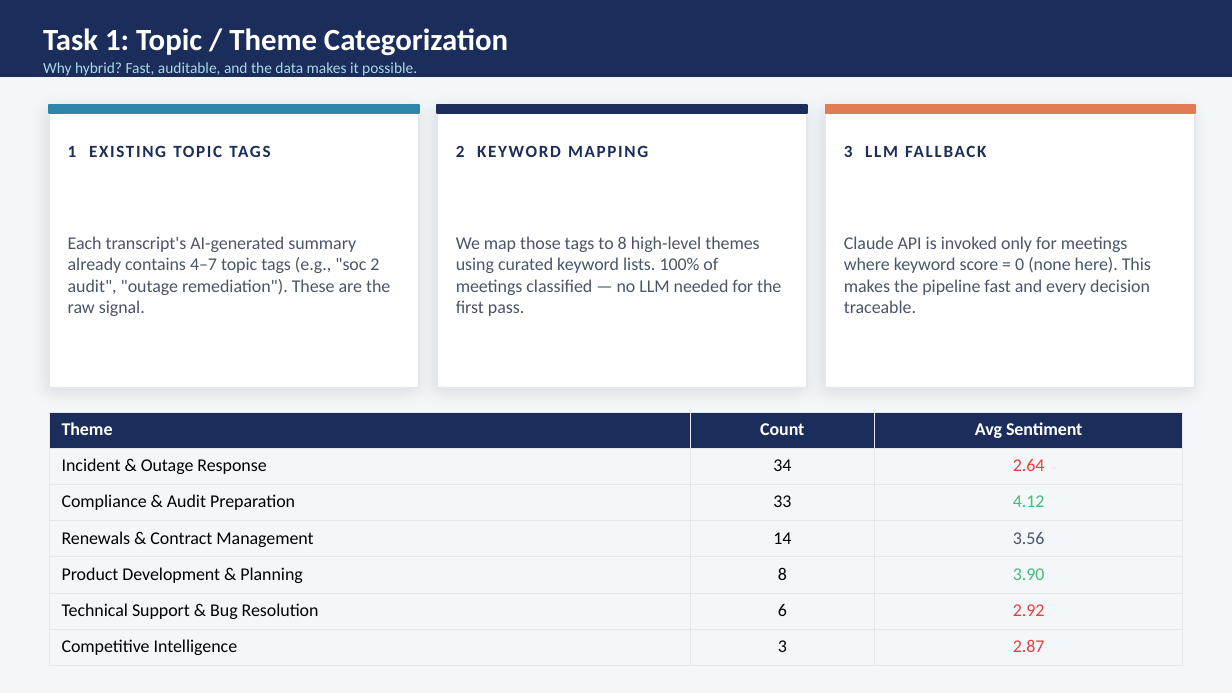
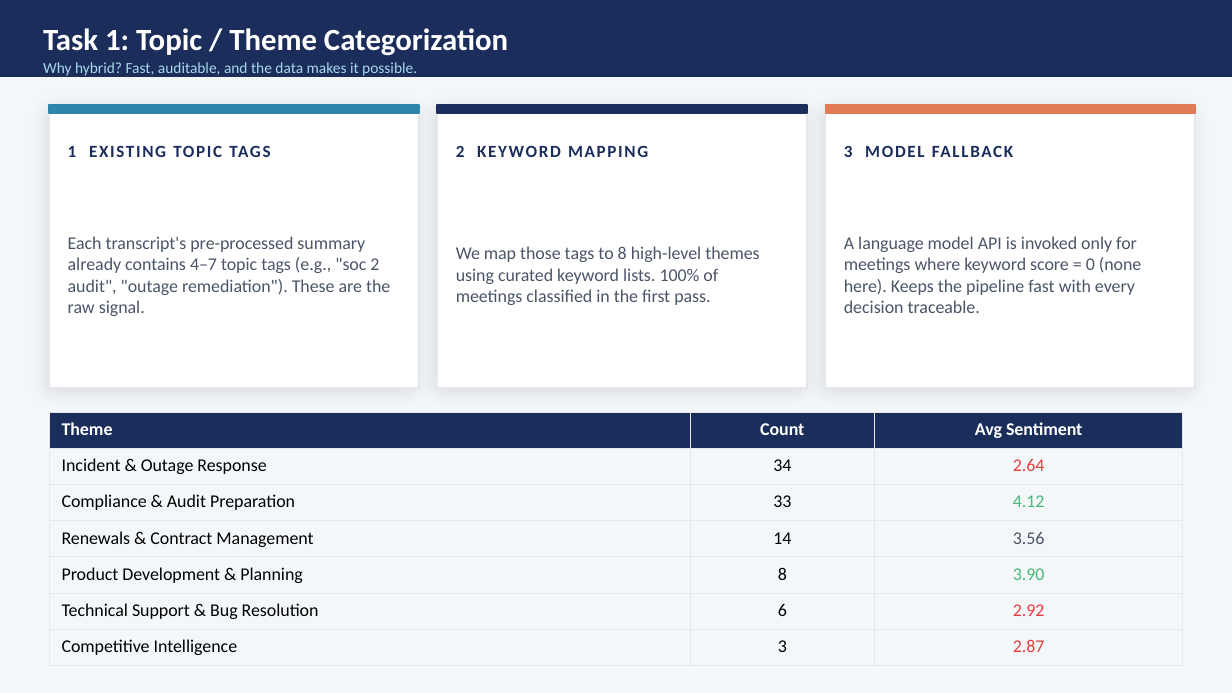
Before and after one commit to nliu365/transcript-intelligence, a slide deck: slide 4 of transcript_intelligence.pptx. Drawn at 1232x693 pixels with LibreOffice and Linux fonts; fonts in the diff are those of the drawing. Boxes give left, top, right and bottom in pixels: in the first picture for what was removed or moved away, otherwise in the second. Text is boxed around its words. In the diff, an @@ line names an element or a change of style, - is before the commit and + after.

```diff
--- a/transcript_intelligence.pptx
+++ b/transcript_intelligence.pptx
@@ text at (x1=844, y1=145, x2=1013, y2=157): text changed @@
-3 LLM FALLBACK
+3 MODEL FALLBACK
@@ text at (x1=68, y1=236, x2=390, y2=316): text changed @@
-Each transcript's AI-generated summary already contains 4–7 topic tags (e.g., "soc 2 audit", "outage remediation"). These are the raw signal.
+Each transcript's pre-processed summary already contains 4–7 topic tags (e.g., "soc 2 audit", "outage remediation"). These are the raw signal.
@@ text at (x1=844, y1=236, x2=1141, y2=313): text changed @@
-Claude API is invoked only for meetings where keyword score = 0 (none here). This makes the pipeline fast and every decision traceable.
+A language model API is invoked only for meetings where keyword score = 0 (none here). Keeps the pipeline fast with every decision traceable.
@@ text at (x1=456, y1=246, x2=759, y2=305): text changed @@
-We map those tags to 8 high-level themes using curated keyword lists. 100% of meetings classified — no LLM needed for the first pass.
+We map those tags to 8 high-level themes using curated keyword lists. 100% of meetings classified in the first pass.
```
Also in this commit, not shown: 4 other files.
